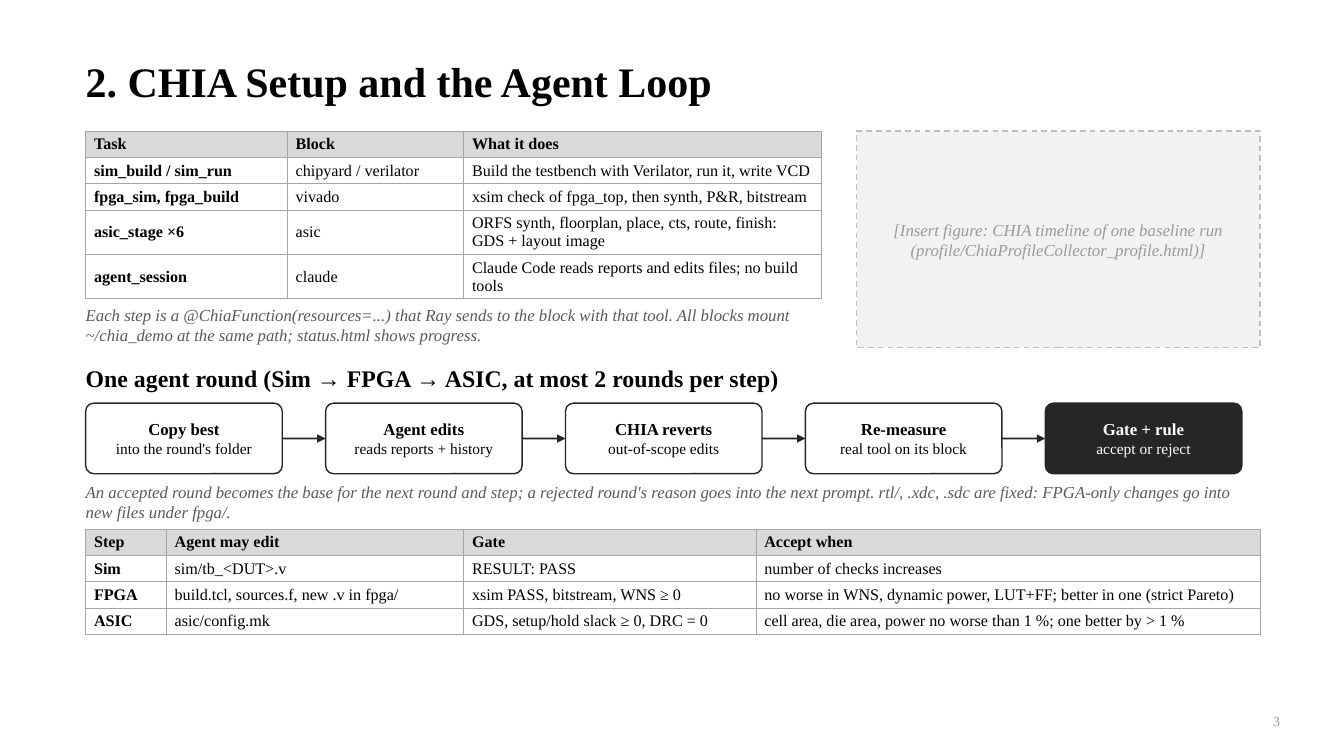
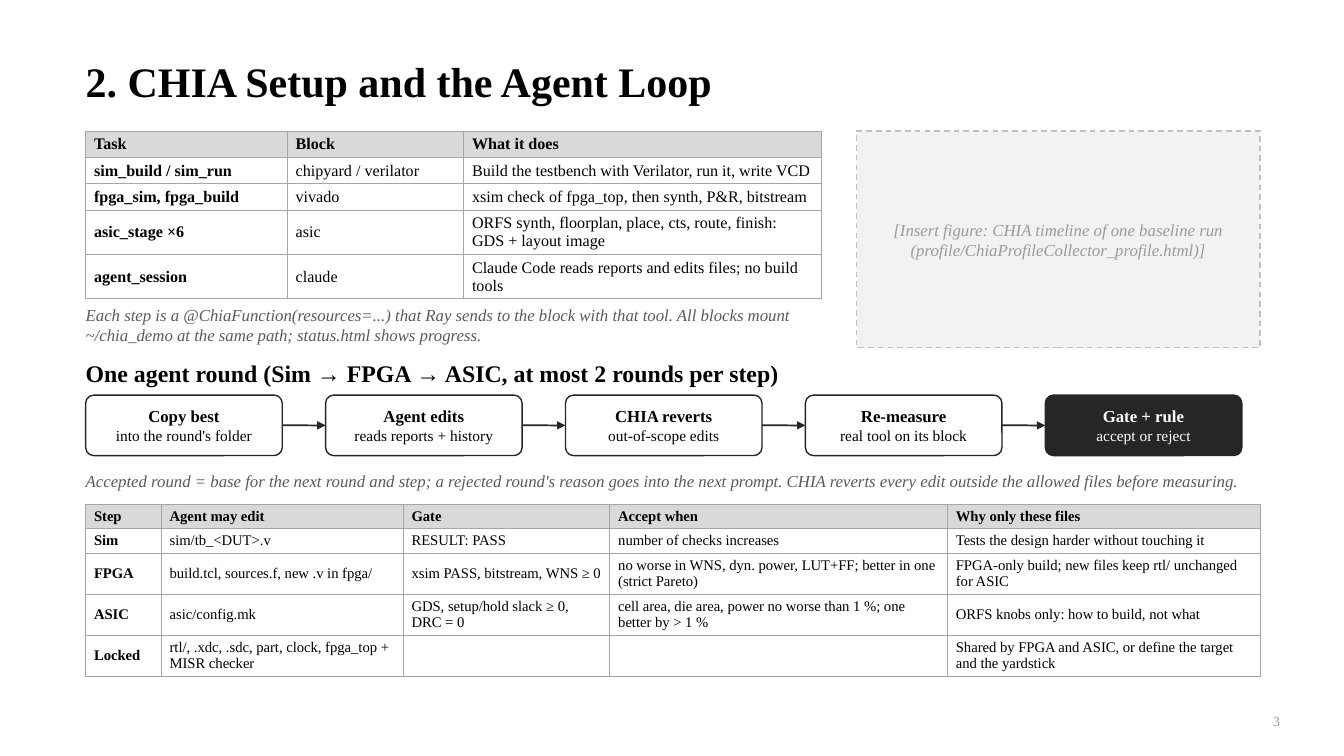
Before and after one commit to chipchip-tech/CHIA-workflow, a slide deck: slide 3 of projects/demo-alu/report/ProgressReport_22-11.pptx. Drawn at 1344x756 pixels with LibreOffice and Linux fonts; fonts in the diff are those of the drawing. Boxes give left, top, right and bottom in pixels: in the first picture for what was removed or moved away, otherwise in the second. Text is boxed around its words. In the diff, an @@ line names an element or a change of style, - is before the commit and + after.

```diff
--- a/projects/demo-alu/report/ProgressReport_22-11.pptx
+++ b/projects/demo-alu/report/ProgressReport_22-11.pptx
@@ text "One agent round (Sim → ...": place and size @@
-text "One agent round (Sim → ..." at [86,370,778,392]
+text "One agent round (Sim → ..." at [86,365,778,387]
@@ rounded rectangle "Copy best": place and size @@
-rounded rectangle "Copy best" at [86,403,282,474]
+rounded rectangle "Copy best" at [86,395,282,456]
@@ rounded rectangle "Agent edits": place and size @@
-rounded rectangle "Agent edits" at [326,403,522,474]
+rounded rectangle "Agent edits" at [326,395,522,456]
@@ rounded rectangle "CHIA reverts": place and size @@
-rounded rectangle "CHIA reverts" at [566,403,762,474]
+rounded rectangle "CHIA reverts" at [566,395,762,456]
@@ rounded rectangle "Re-measure": place and size @@
-rounded rectangle "Re-measure" at [806,403,1002,474]
+rounded rectangle "Re-measure" at [806,395,1002,456]
@@ proportions changed in 5 elements at [86,395,282,456], [326,395,522,456], [566,395,762,456], [806,395,1002,456], [1046,395,1242,456] @@
@@ rounded rectangle "Gate + rule": place and size @@
-rounded rectangle "Gate + rule" at [1046,403,1242,474]
+rounded rectangle "Gate + rule" at [1046,395,1242,456]
@@ 4 arrows: place and size @@
-4 arrows at [282,439,1046,439]
+4 arrows at [282,425,1046,425]
@@ text at [86,475,1238,491]: text changed @@
-An accepted round becomes the base for the next round and step; a rejected round's reason goes into the next prompt. rtl/, .xdc, .sdc are fixed: FPGA-only changes go into new files under fpga/.
+Accepted round = base for the next round and step; a rejected round's reason goes into the next prompt. CHIA reverts every edit outside the allowed files before measuring.
@@ table at [86,504,1260,675] @@
-Step | Agent may edit | Gate | Accept when
-Sim | sim/tb_<DUT>.v | RESULT: PASS | number of checks increases
-FPGA | build.tcl, sources.f, new .v in fpga/ | xsim PASS, bitstream, WNS ≥ 0 | no worse in WNS, dynamic power, LUT+FF; better in one (strict Pareto)
-ASIC | asic/config.mk | GDS, setup/hold slack ≥ 0, DRC = 0 | cell area, die area, power no worse than 1 %; one better by > 1 %
+Step | Agent may edit | Gate | Accept when | Why only these files
+Sim | sim/tb_<DUT>.v | RESULT: PASS | number of checks increases | Tests the design harder without touching it
+FPGA | build.tcl, sources.f, new .v in fpga/ | xsim PASS, bitstream, WNS ≥ 0 | no worse in WNS, dyn. power, LUT+FF; better in one (strict Pareto) | FPGA-only build; new files keep rtl/ unchanged for ASIC
+ASIC | asic/config.mk | GDS, setup/hold slack ≥ 0, DRC = 0 | cell area, die area, power no worse than 1 %; one better by > 1 % | ORFS knobs only: how to build, not what
+Locked | rtl/, .xdc, .sdc, part, clock, fpga_top + MISR checker |  |  | Shared by FPGA and ASIC, or define the target and the yardstick
@@ table: place and size @@
-table at [86,529,1260,634]
+table at [86,504,1260,675]
```
Also in this commit, not shown: 3 other files.
